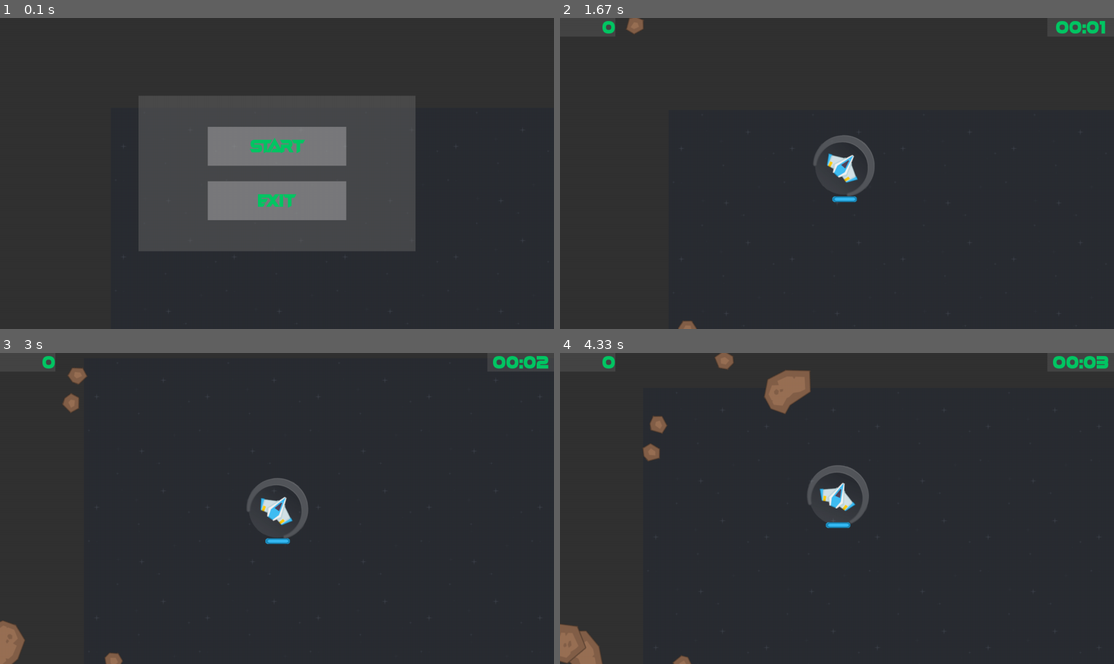
Above: before the commit, frames 1-4 (two rows, left to right).
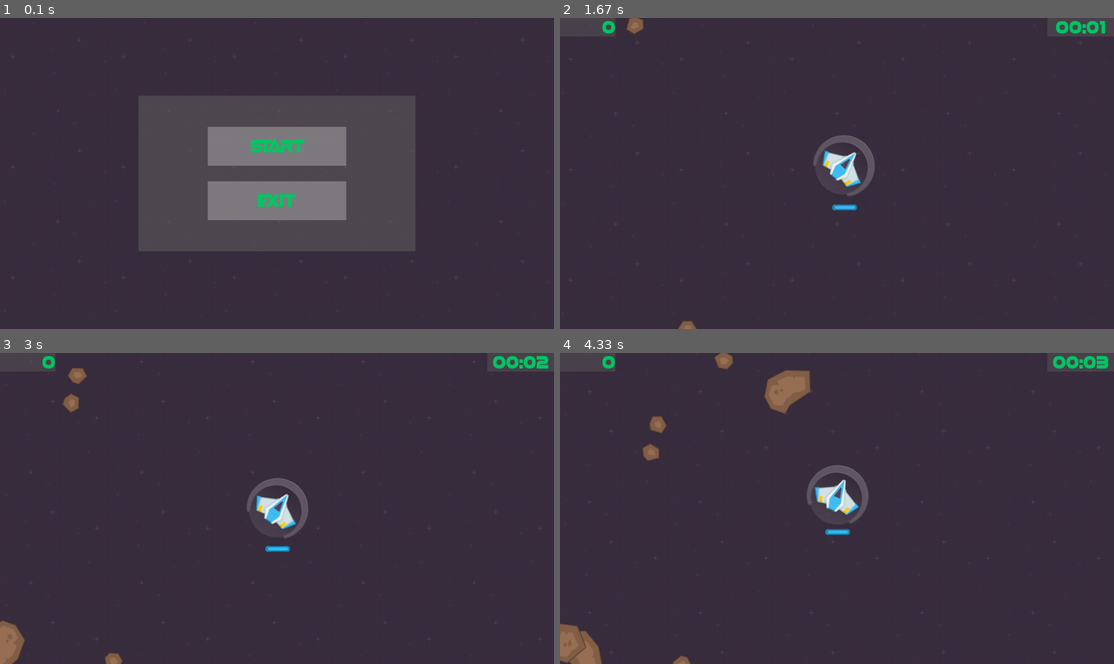
Above: after the commit, the same moments.

Repository: genericprogrammerdude/pygamengn
Game: pygame game, started from main.py
The game is run twice, just before and just after one commit, with the same random seed, the same clock (stepped at 60 frames per second) and the same inputs.
Inputs:
- Up to frame 1 (0.1 s): no input
- Up to frame 2 (1.67 s): click "Start" at 0.38 s; tap Space at 0.67 s; hold D 1-1.47 s; hold W from 1.5 s (still down)
- Up to frame 3 (3 s): release W at 1.8 s; hold D 1.83-2.3 s; hold A 2.33-2.87 s
- Up to frame 4 (4.33 s): hold A 3.23-3.63 s; hold W 3.67-4.03 s; hold D from 4.07 s (still down)

The runs differ from the first frame. In frame 1, 0.1% of the frame differs, in the area x 0-100%, y 1-95%; in frame 2, 0.7%; in frame 3, 0.7%; in frame 4, 0.8%, in the area x 0-98%, y 0-100%.

Commit message:
Background tile bliting is done.

Diff:
--- a/Assets/inventory.json
+++ b/Assets/inventory.json
@@ -37,7 +37,7 @@
         "asteroid_17": "Assets/SpaceShooterRedux/PNG/Meteors/meteorGrey_small2.png",
         "asteroid_18": "Assets/SpaceShooterRedux/PNG/Meteors/meteorGrey_tiny1.png",
         "asteroid_19": "Assets/SpaceShooterRedux/PNG/Meteors/meteorGrey_tiny2.png",
-        "background": "Assets/SpaceShooterRedux/Backgrounds/blue.png"
+        "background": "Assets/SpaceShooterRedux/Backgrounds/darkPurple.png"
     },
 
     "assets": {
@@ -46,7 +46,7 @@
             "kwargs": {
                 "grid_draw": false,
                 "grid_color": [100, 100, 100],
-                "grid_interval": 256,
+                "grid_interval": 100,
                 "image:background": "background"
             }
         },
@@ -277,7 +277,6 @@
             "class_name": "Ship",
             "kwargs": {
                 "image:image": "ship",
-                "scale": 0.8,
                 "projectile_type": "PlayerProjectile",
                 "fire_freq": 200,
                 "game_object_type:mover": "PlayerShipMover",
--- a/GameEngine/render_group.py
+++ b/GameEngine/render_group.py
@@ -67,25 +67,14 @@
     def __draw_background(self, surface):
         """Tiles the background image across the screen."""
         rect = self.background.get_rect()
-        low_x = round(self.cam.x / rect.width) * rect.width
-        hi_x = int(math.ceil(self.cam.x + self.view_rect.width))
-        print(low_x, hi_x)
-        xs = []
-        for x in range(int(low_x - self.cam.x), int(hi_x - self.cam.x), rect.width):
-            xcor = self.view_rect.width - x
-            xs.append(xcor)
-
-        low_y = int(math.floor(self.cam.y / rect.height)) * rect.height
-        hi_y = int(math.ceil(self.cam.y + self.view_rect.height))
-        ys = []
-        for y in range(int(low_y - self.cam.y), int(hi_y - self.cam.y), rect.height):
-            ycor = self.view_rect.height - y
-            ys.append(ycor)
-
-        for y in ys:
-            for x in xs:
-                rect.x = x
-                rect.y = y
+        cam_x = round(-self.cam.x)
+        cam_y = round(-self.cam.y)
+        range_x = range((cam_x // rect.width) * rect.width, cam_x + self.view_rect.width, rect.width)
+        range_y = range((cam_y // rect.height) * rect.height, cam_y + self.view_rect.height, rect.height)
+        for y in range_y:
+            for x in range_x:
+                rect.x = x - cam_x
+                rect.y = y - cam_y
                 surface.blit(self.background, rect)
 
     def __draw_grid(self, surface):
